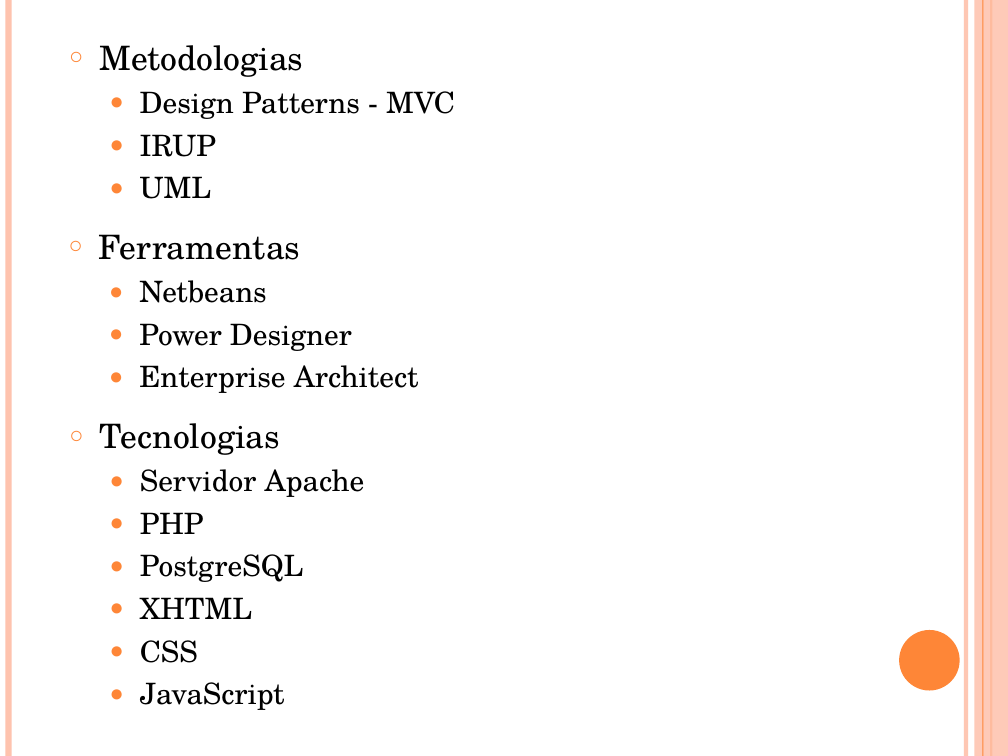
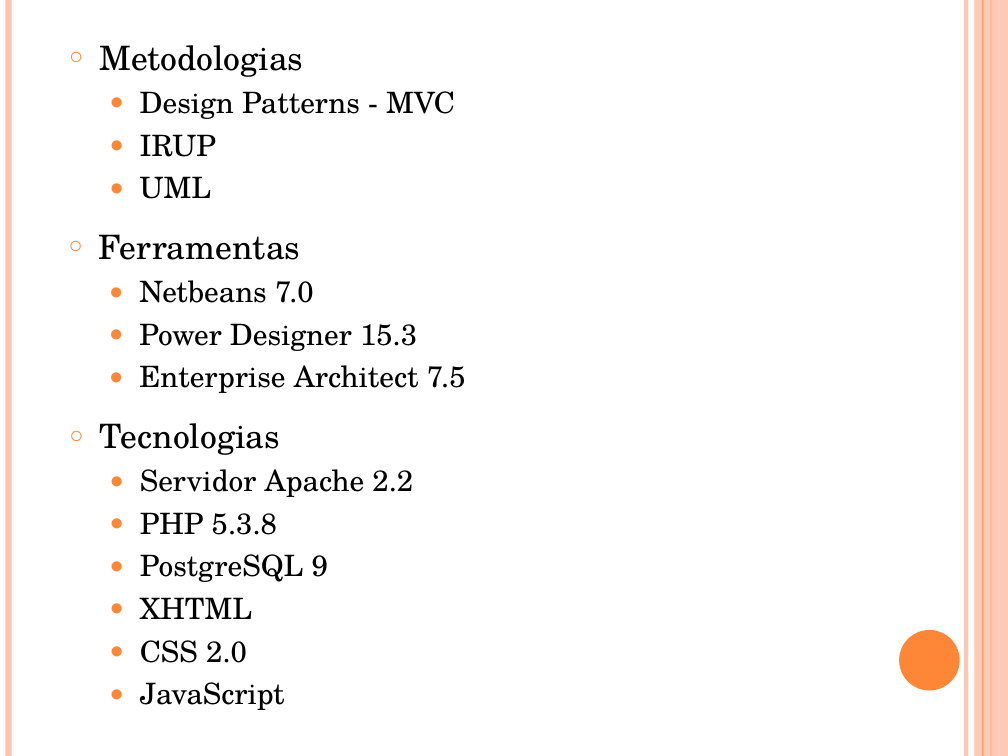
Before and after one commit to cerberosnash/sistema-de-camisetas-personalizadas, a slide deck: slide 5 of docs/Importantes/modelo-de-apresentação-de-tcc.ppt. Drawn at 1008x756 pixels with LibreOffice and Linux fonts; fonts in the diff are those of the drawing. Boxes give left, top, right and bottom in pixels: in the first picture for what was removed or moved away, otherwise in the second. Text is boxed around its words. In the diff, an @@ line names an element or a change of style, - is before the commit and + after.

```diff
--- a/docs/Importantes/modelo-de-apresentação-de-tcc.ppt
+++ b/docs/Importantes/modelo-de-apresentação-de-tcc.ppt
@@ text at box(139, 280, 466, 393): text changed @@
-  ● Netbeans
-  ● Power Designer
-  ● Enterprise Architect
+  ● Netbeans 7.0
+  ● Power Designer 15.3
+  ● Enterprise Architect 7.5
@@ text at box(140, 469, 413, 582): text changed @@
-  ● Servidor Apache
-  ● PHP
-  ● PostgreSQL
+  ● Servidor Apache 2.2
+  ● PHP 5.3.8
+  ● PostgreSQL 9
@@ text at box(140, 640, 247, 663): text changed @@
-  ● CSS
+  ● CSS 2.0
```
Also in this commit, not shown: 6 other slides changed, 4 slides added.
